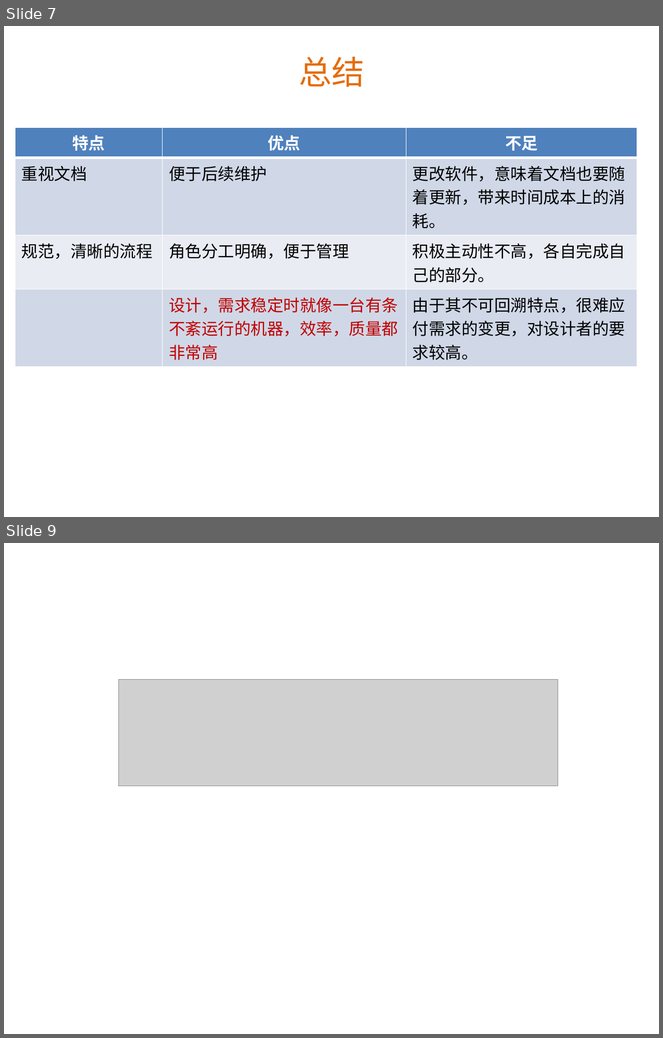
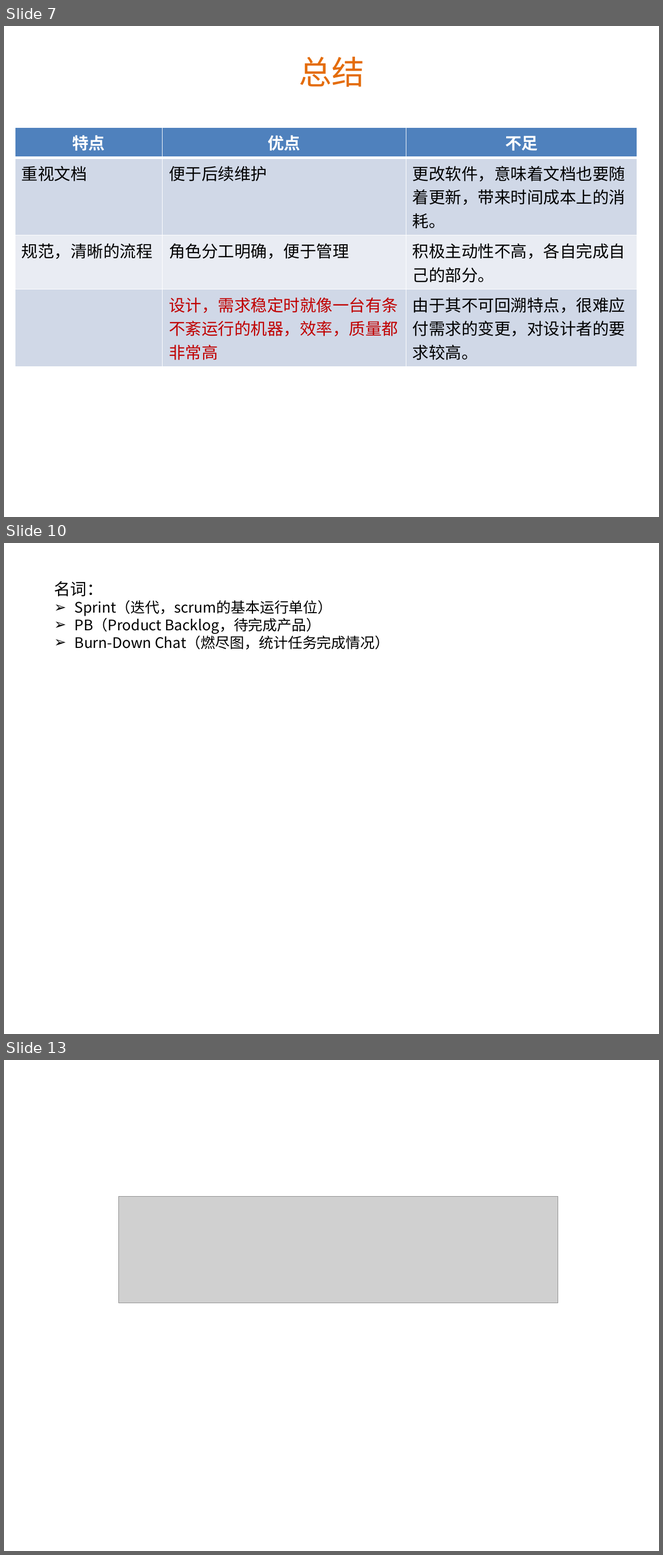
Before and after one commit to Benguan/document, a slide deck: 上大培训：scrum和vs2012 部分.pptx. Shown one above the other, each under a label of ours: slides 7 and 9 before the commit, slides 7, 10 and 13 after it; the slides between them are not shown. The pictures are 663x1038 and 663x1555 pixels, drawn with LibreOffice and Linux fonts; fonts in the diff are those of the drawing; grey boxes stand for pictures; background and template pictures are left out. Boxes give left, top, right and bottom in pixels: in the first picture for what was removed or moved away, otherwise in the second. Text is boxed around its words. In the diff, an @@ line names an element or a change of style, - is before the commit and + after.

```diff
--- a/上大培训：scrum和vs2012 部分.pptx
+++ b/上大培训：scrum和vs2012 部分.pptx
@@ slide 10 added at (4, 543, 659, 1034), background picture (left out) @@
@@ text added at (54, 581, 389, 650), 16 pt, text #000000 @@
+名词：
+➢ Sprint（迭代，scrum的基本运行单位）
+➢ PB（Product Backlog，待完成产品）
+➢ Burn-Down Chat（燃尽图，统计任务完成情况）
@@ what was slide 9 is now slide 13 @@
```
Also in this commit, not shown: 2 slides changed, 3 other slides added.
